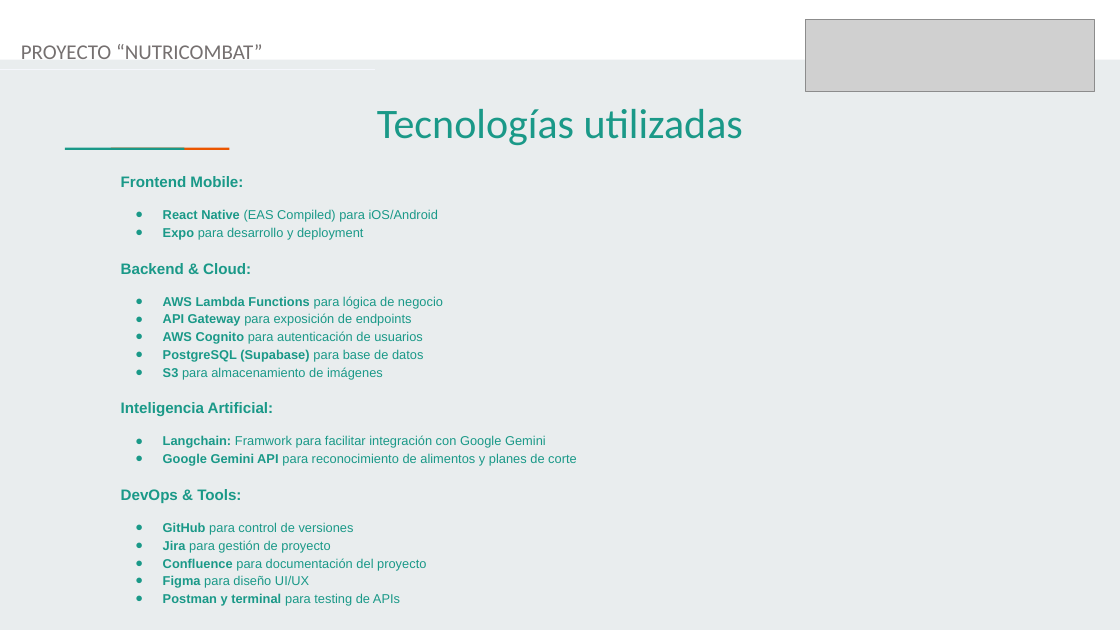
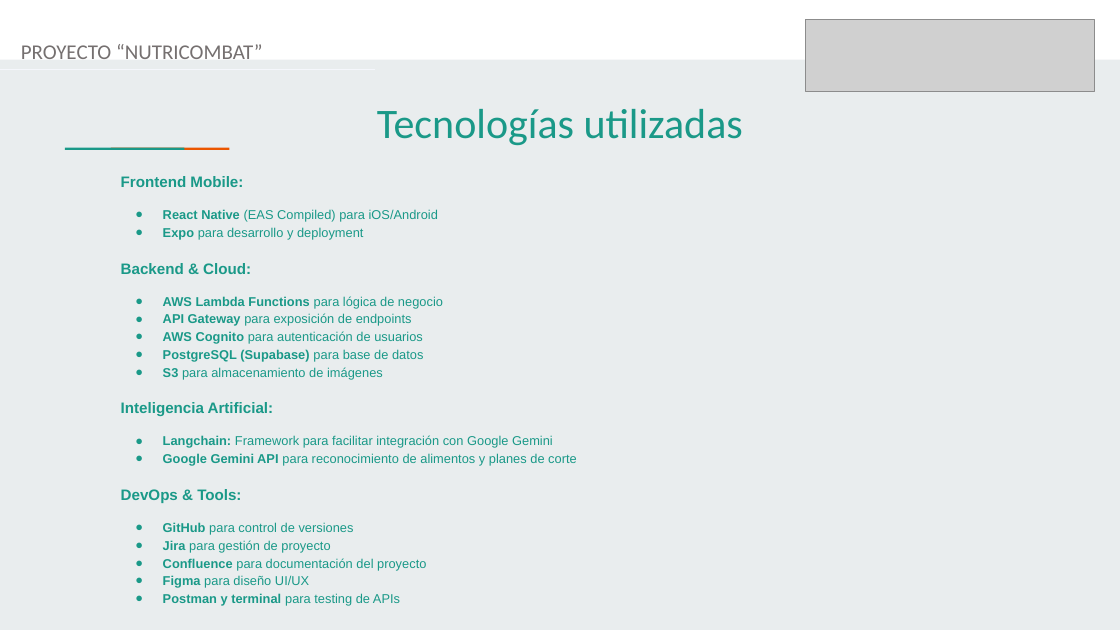
Before and after one commit to FabianIMV/nutricombat, a slide deck: slide 11 of Fase3/Evidencias_Grupales/Presentación Final del Proyecto (Español).pptx. Drawn at 1120x630 pixels with LibreOffice and Linux fonts; fonts in the diff are those of the drawing; grey boxes stand for pictures. Boxes give left, top, right and bottom in pixels: in the first picture for what was removed or moved away, otherwise in the second. Text is boxed around its words. In the diff, an @@ line names an element or a change of style, - is before the commit and + after.

```diff
--- a/Fase3/Evidencias_Grupales/Presentación Final del Proyecto (Español).pptx
+++ b/Fase3/Evidencias_Grupales/Presentación Final del Proyecto (Español).pptx
@@ text at (x1=163, y1=435, x2=553, y2=448): text changed @@
-● Langchain: Framwork para facilitar integración con Google Gemini
+● Langchain: Framework para facilitar integración con Google Gemini
```
Also in this commit, not shown: 5 other slides changed.
